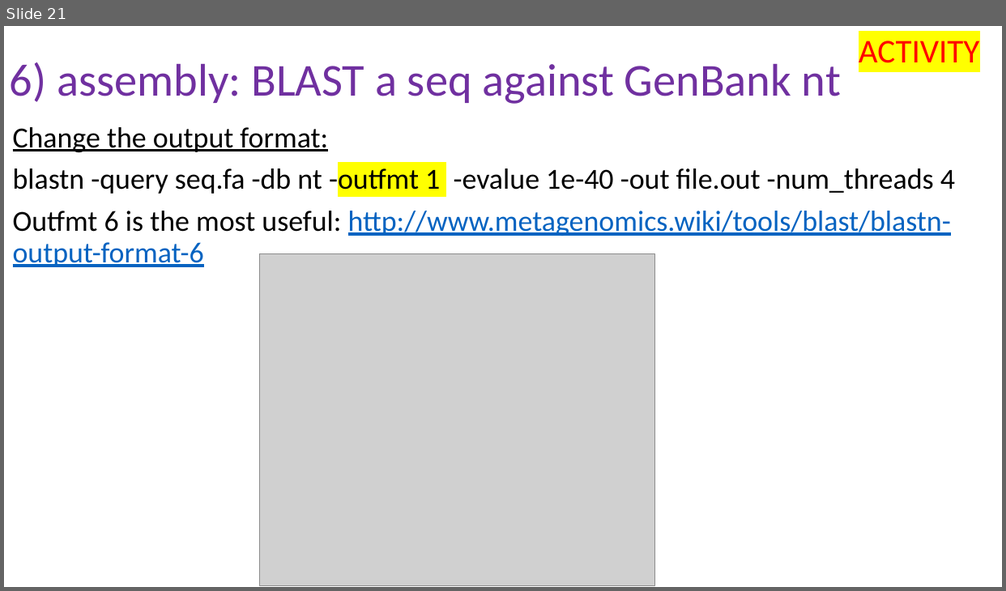
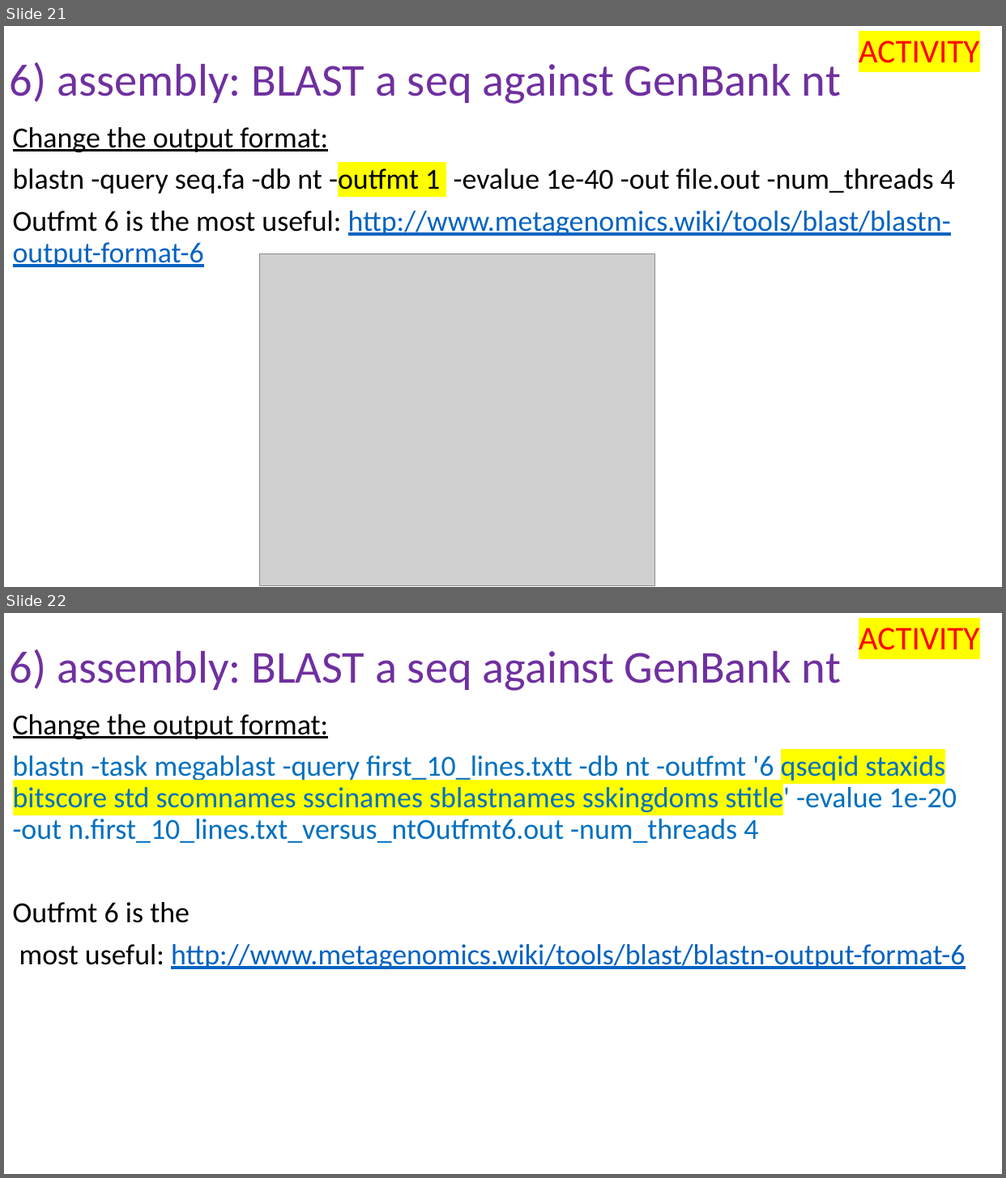
Before and after one commit to peterthorpe5/Sys_admin, a slide deck: cluster_course/powerpoint/6_assembly.pptx. Shown one above the other, each under a label of ours: slide 21 before the commit, slides 21 and 22 after it. The pictures are 1006x591 and 1006x1178 pixels, drawn with LibreOffice and Linux fonts; fonts in the diff are those of the drawing; grey boxes stand for pictures. Boxes give left, top, right and bottom in pixels: in the first picture for what was removed or moved away, otherwise in the second. Text is boxed around its words. In the diff, an @@ line names an element or a change of style, - is before the commit and + after.

Commit message:
blast outfmt6 added

```diff
--- a/cluster_course/powerpoint/6_assembly.pptx
+++ b/cluster_course/powerpoint/6_assembly.pptx
@@ slide 22 added at (4,613,1002,1174), background #FFFFFF @@
@@ text added at (859,628,979,650), 32 pt, text #FF0000 @@
+ACTIVITY
@@ title added at (10,649,841,691), 44 pt, text #7030A0 @@
+6) assembly: BLAST a seq against GenBank nt
@@ text added at (13,714,965,969), 28 pt, text #0070C0 @@
+Change the output format:
+blastn -task megablast -query first_10_lines.txtt -db nt -outfmt '6 qseqid staxids bitscore std scomnames sscinames sblastnames sskingdoms stitle' -evalue 1e-20 -out n.first_10_lines.txt_versus_ntOutfmt6.out -num_threads 4
+Outfmt 6 is the
+most useful: http://www.metagenomics.wiki/tools/blast/blastn-output-format-6
```
Also in this commit, not shown: 1 other file.
